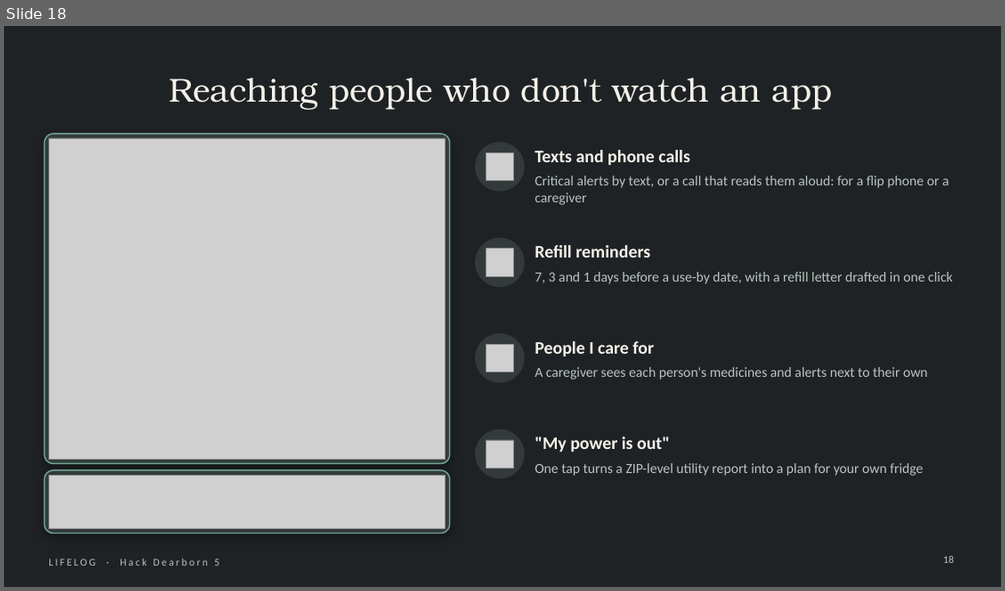
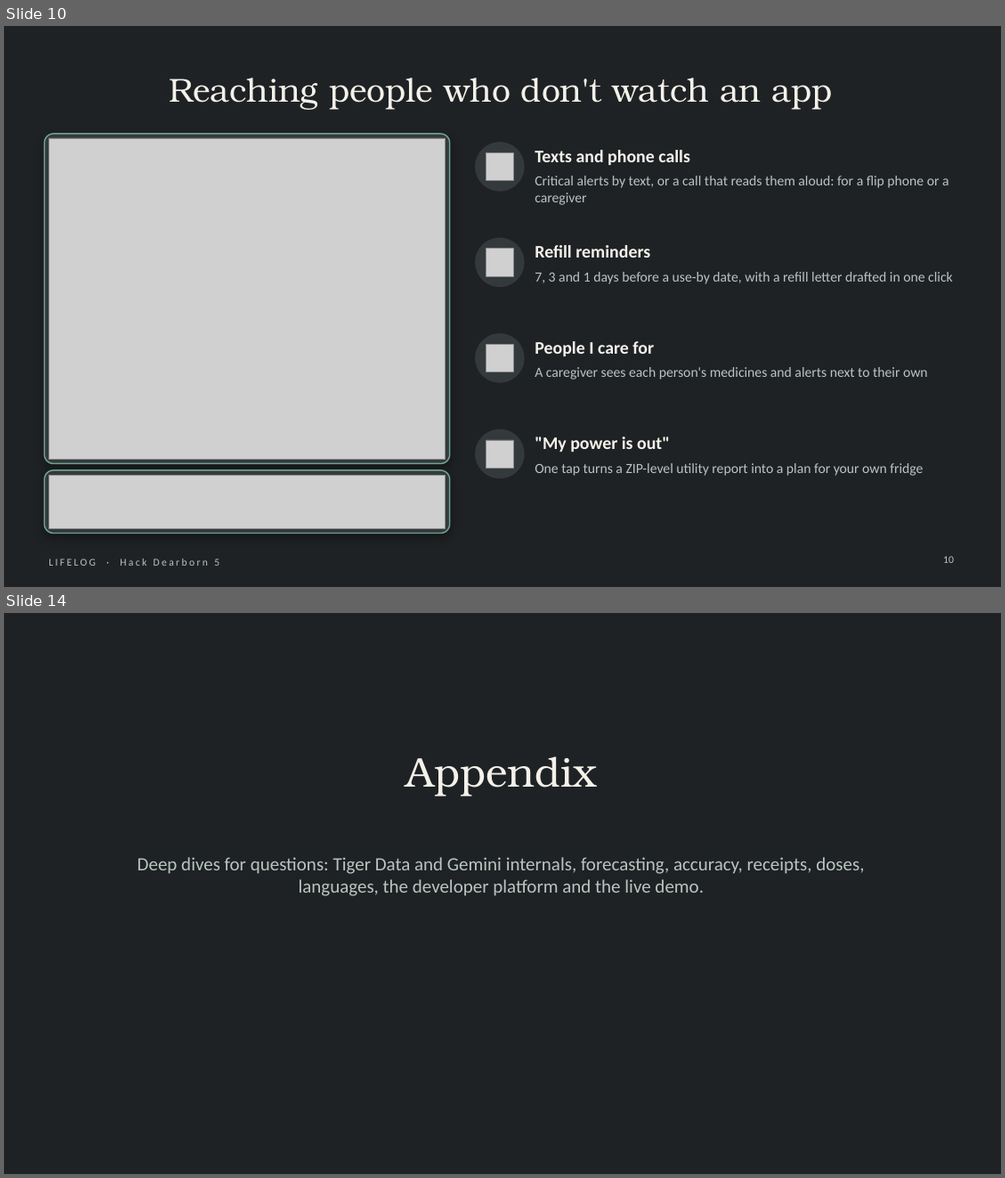
Before and after one commit to Manognya86/HackDearborn5, a slide deck: presentation/LIFELOG_HackDearborn5.pptx. Shown one above the other, each under a label of ours: slide 18 before the commit, slides 10 and 14 after it; the slides between them are not shown. The pictures are 1005x591 and 1005x1178 pixels, drawn with LibreOffice and Linux fonts; fonts in the diff are those of the drawing; grey boxes stand for pictures. Boxes give left, top, right and bottom in pixels: in the first picture for what was removed or moved away, otherwise in the second. Text is boxed around its words. In the diff, an @@ line names an element or a change of style, - is before the commit and + after.

```diff
--- a/presentation/LIFELOG_HackDearborn5.pptx
+++ b/presentation/LIFELOG_HackDearborn5.pptx
@@ slide 14 added at [4, 613, 1001, 1174], background #1F2224 @@
@@ text added at [406, 756, 596, 795], 40 pt, text #F4F1EA @@
+Appendix
@@ text added at [138, 857, 864, 896], 18 pt, text #B9C4BF @@
+Deep dives for questions: Tiger Data and Gemini internals, forecasting, accuracy, receipts, doses, languages, the developer platform and the live demo.
@@ what was slide 18 is now slide 10 @@
```
Also in this commit, not shown: 1 slide changed, 3 other slides added.
